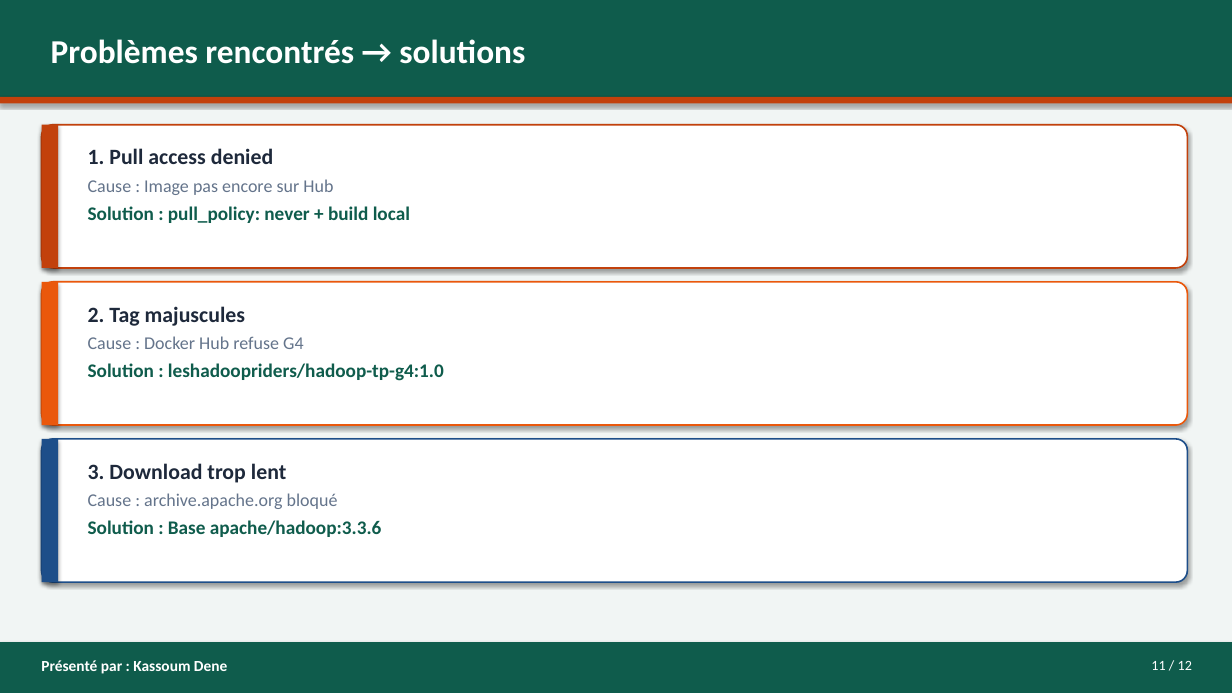
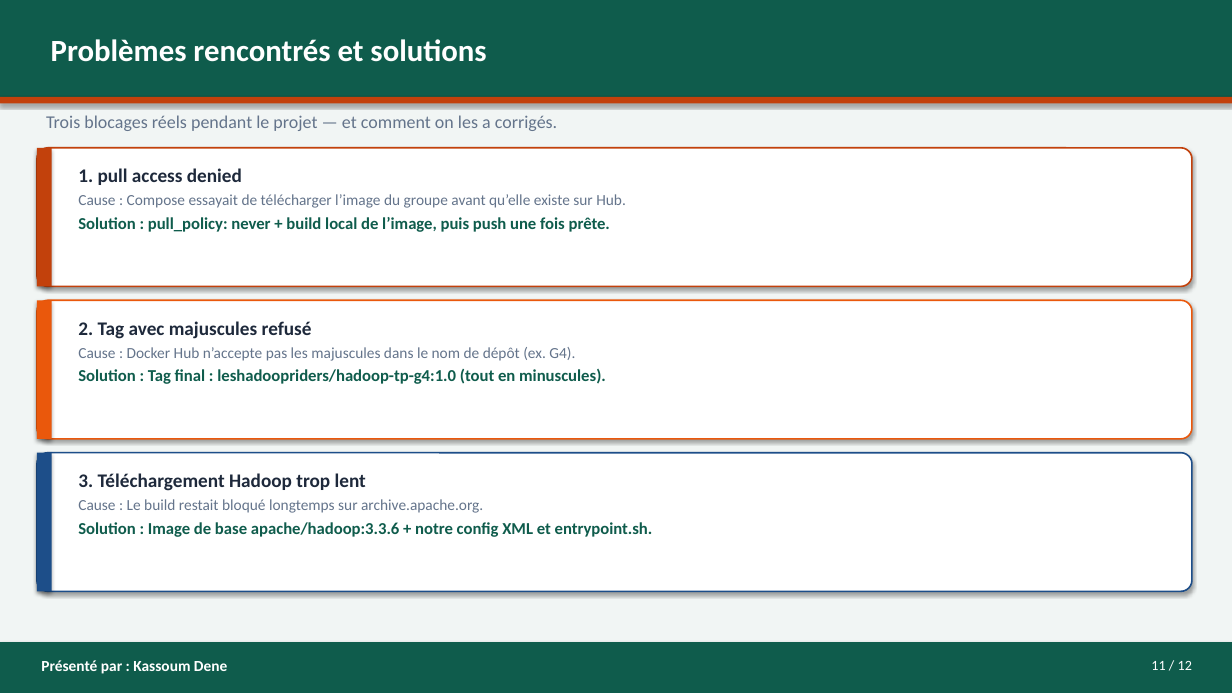
Before and after one commit to asinyopetro/Les_Hadoop_Riders_G4, a slide deck: slide 11 of presentation/PRESENTATION-G4-Les_Hadoop_Riders.pptx. Drawn at 1232x693 pixels with LibreOffice and Linux fonts; fonts in the diff are those of the drawing. Boxes give left, top, right and bottom in pixels: in the first picture for what was removed or moved away, otherwise in the second. Text is boxed around its words. In the diff, an @@ line names an element or a change of style, - is before the commit and + after.

```diff
--- a/presentation/PRESENTATION-G4-Les_Hadoop_Riders.pptx
+++ b/presentation/PRESENTATION-G4-Les_Hadoop_Riders.pptx
@@ text at (51, 39, 486, 62): text changed; size 26 to 24 pt @@
-Problèmes rencontrés → solutions
+Problèmes rencontrés et solutions
@@ text added at (46, 115, 557, 131), 14 pt, text #64748B @@
+Trois blocages réels pendant le projet — et comment on les a corrigés.
@@ rounded rectangle: place and size @@
-rounded rectangle at (42, 125, 1188, 268)
+rounded rectangle at (37, 148, 1192, 287)
@@ rectangle: place and size @@
-rectangle at (42, 125, 58, 268)
+rectangle at (37, 148, 52, 287)
@@ text at (78, 168, 626, 232): text changed; size 15 to 12 pt; text colour #0F5C4C to #64748B @@
-1. Pull access denied
-Cause : Image pas encore sur Hub
-Solution : pull_policy: never + build local
+1. pull access denied
+Cause : Compose essayait de télécharger l’image du groupe avant qu’elle existe sur Hub.
+Solution : pull_policy: never + build local de l’image, puis push une fois prête.
@@ rounded rectangle: place and size @@
-rounded rectangle at (42, 282, 1188, 425)
+rounded rectangle at (37, 300, 1192, 439)
@@ rectangle: place and size @@
-rectangle at (42, 282, 58, 425)
+rectangle at (37, 300, 52, 439)
@@ text at (78, 321, 606, 384): text changed; size 15 to 13 pt @@
-2. Tag majuscules
-Cause : Docker Hub refuse G4
-Solution : leshadoopriders/hadoop-tp-g4:1.0
+2. Tag avec majuscules refusé
+Cause : Docker Hub n’accepte pas les majuscules dans le nom de dépôt (ex. G4).
+Solution : Tag final : leshadoopriders/hadoop-tp-g4:1.0 (tout en minuscules).
@@ rounded rectangle: place and size @@
-rounded rectangle at (42, 439, 1188, 582)
+rounded rectangle at (37, 453, 1192, 592)
@@ rectangle: place and size @@
-rectangle at (42, 439, 58, 582)
+rectangle at (37, 453, 52, 592)
@@ text at (78, 473, 653, 537): text changed; size 15 to 13 pt @@
-3. Download trop lent
-Cause : archive.apache.org bloqué
-Solution : Base apache/hadoop:3.3.6
+3. Téléchargement Hadoop trop lent
+Cause : Le build restait bloqué longtemps sur archive.apache.org.
+Solution : Image de base apache/hadoop:3.3.6 + notre config XML et entrypoint.sh.
```
Also in this commit, not shown: 11 other slides changed, 3 other files.
